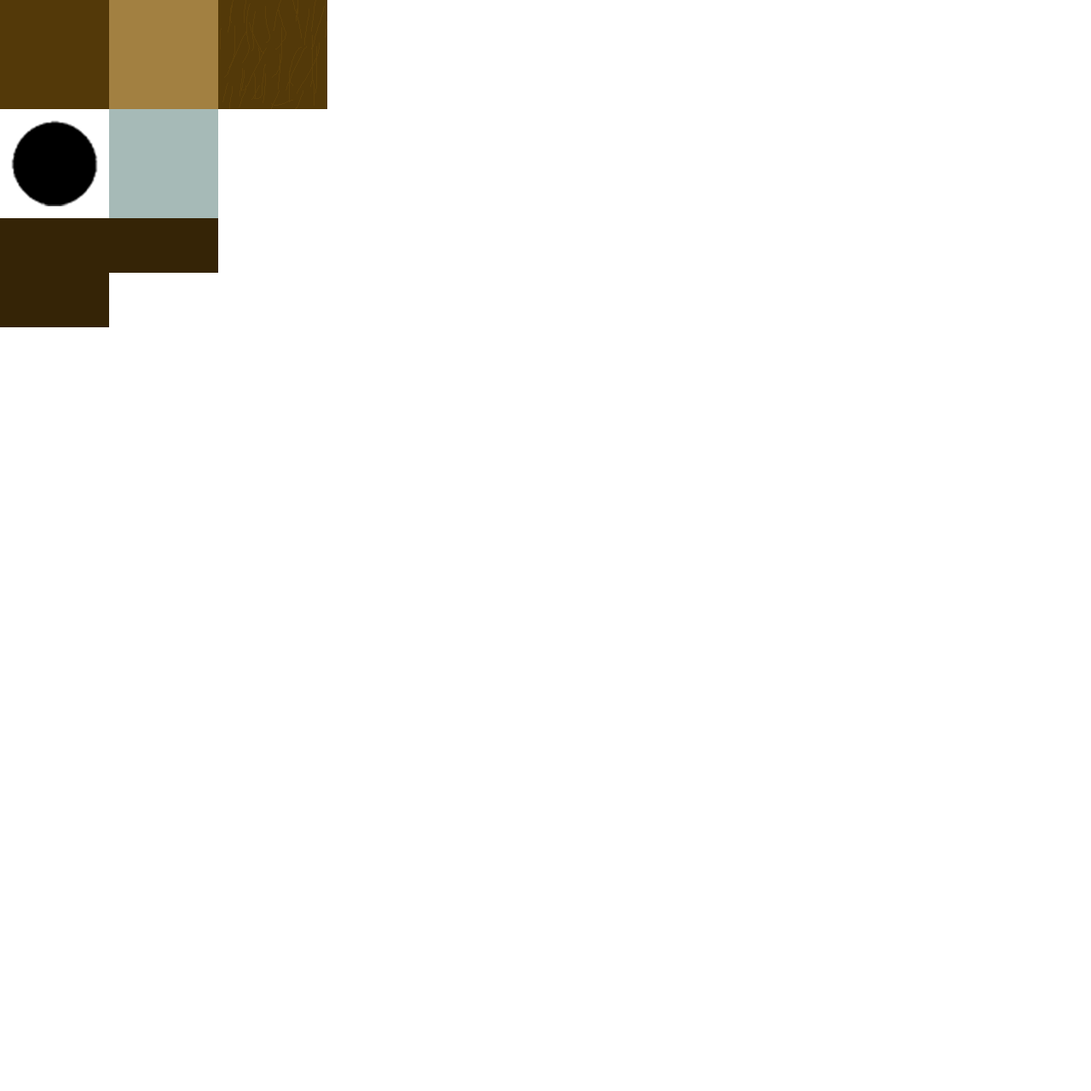
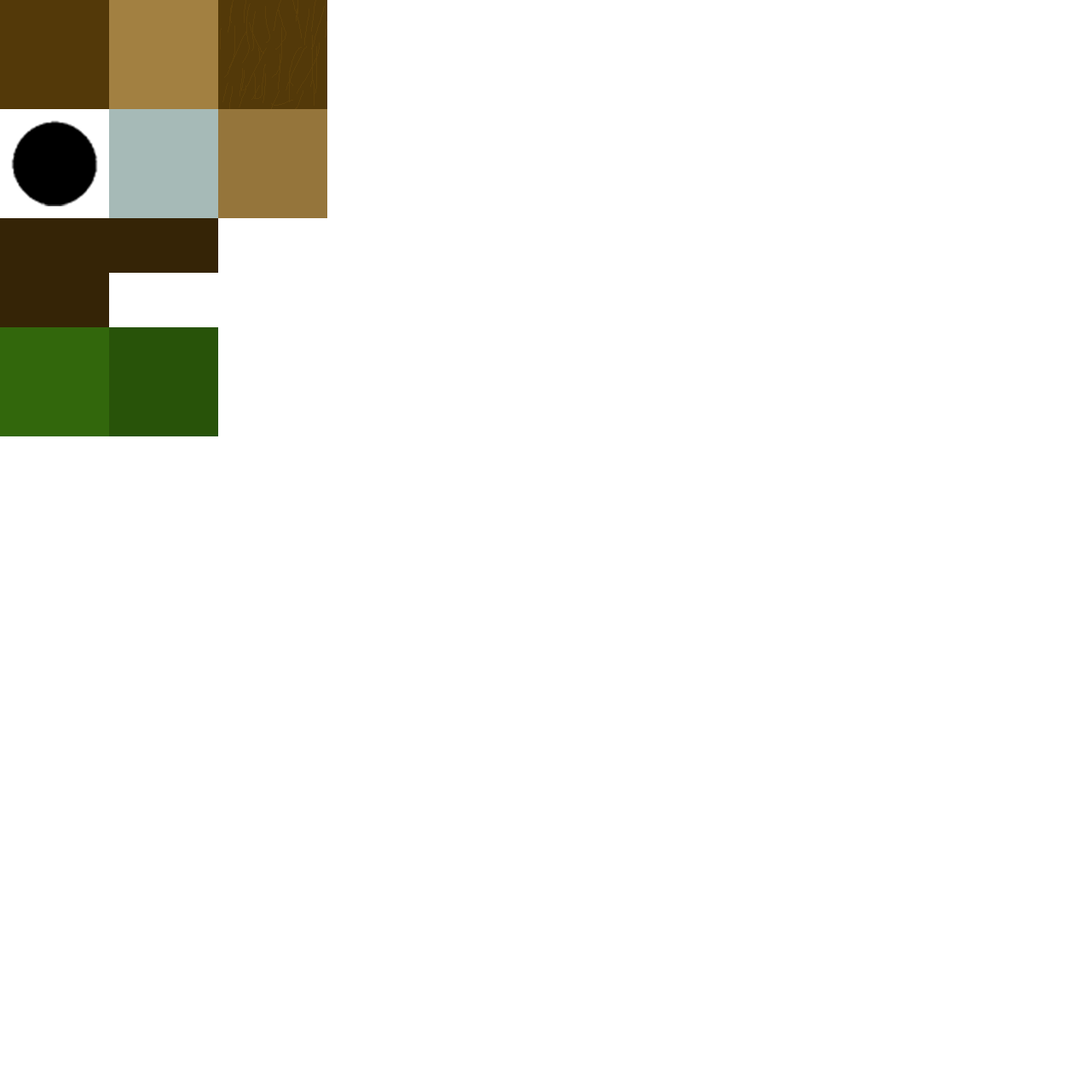
Layered file, before and after one edit (w=1091, h=1091). Changes by layer:
added layer "Calque 4" above "Calque 3" over [0, 109, 328, 437]
painted on "Calque 3" over [0, 327, 110, 437]
